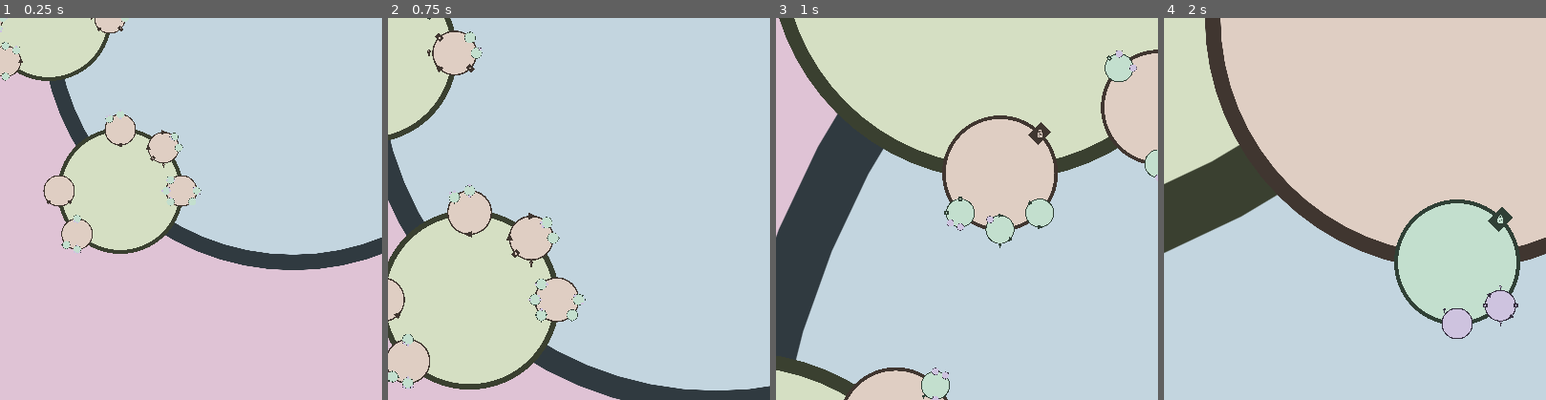
Above: before the commit, frames 1-4 (left to right).
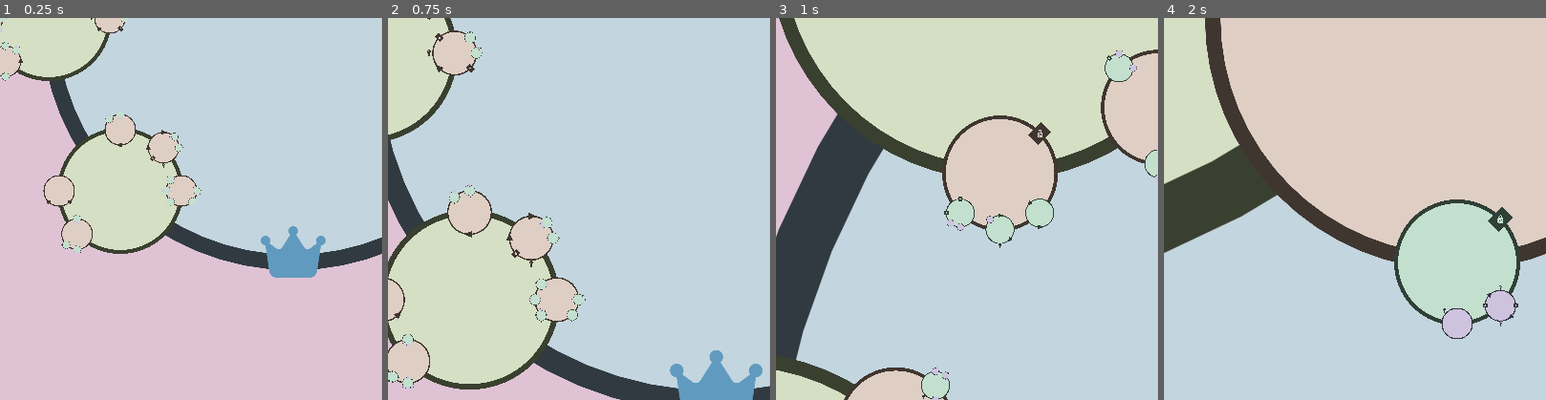
Above: after the commit, the same moments.

Repository: friedev/cycle-delver
Game: Godot game, scene res://src/main.tscn
Two runs of this game, one before a commit and one after it. Both use one fixed random seed, a clock stepped at 60 frames per second and the inputs below.
Inputs (mouse positions are % of the whole screen's width and height, from its top left):
- Up to frame 1 (0.25 s): no input
- Up to frame 2 (0.75 s): tap Enter at 0.5 s; move the mouse to (72, 45) at 0.52 s; tap A (move_ccw) at 0.6 s; click (72, 45) at 0.67 s
- Up to frame 3 (1 s): no input
- Up to frame 4 (2 s): move the mouse to (30, 55) at 1.27 s; tap D (move_cw) at 1.35 s; click (30, 55) at 1.42 s
The pictures show only the part of the screen within x 12-62%, y 50-100%; the shares and areas given below are measured in that part.

The runs differ from the first frame. In frame 1, 1.3% of the frame differs, in the area x 68-86%, y 54-68%; in frame 2, 1.6%, in the area x 73-98%, y 87-100%; in frame 3, nothing differs; in frame 4, nothing differs.

Commit message:
Add goal

Diff:
--- /dev/null
+++ b/assets/sprites/crown.svg
@@ -0,0 +1,37 @@
+<?xml version="1.0" encoding="UTF-8" standalone="no"?>
+<svg
+   viewBox="0 0 576 512"
+   version="1.1"
+   id="svg1"
+   sodipodi:docname="crown.svg"
+   inkscape:version="1.4.2 (ebf0e940d0, 2025-05-08)"
+   xmlns:inkscape="http://www.inkscape.org/namespaces/inkscape"
+   xmlns:sodipodi="http://sodipodi.sourceforge.net/DTD/sodipodi-0.dtd"
+   xmlns="http://www.w3.org/2000/svg"
+   xmlns:svg="http://www.w3.org/2000/svg">
+  <defs
+     id="defs1" />
+  <sodipodi:namedview
+     id="namedview1"
+     pagecolor="#505050"
+     bordercolor="#eeeeee"
+     borderopacity="1"
+     inkscape:showpageshadow="0"
+     inkscape:pageopacity="0"
+     inkscape:pagecheckerboard="0"
+     inkscape:deskcolor="#505050"
+     inkscape:zoom="1.6054688"
+     inkscape:cx="287.76642"
+     inkscape:cy="256"
+     inkscape:window-width="1920"
+     inkscape:window-height="1008"
+     inkscape:window-x="0"
+     inkscape:window-y="0"
+     inkscape:window-maximized="1"
+     inkscape:current-layer="svg1" />
+  <!--!Font Awesome Free v7.0.0 by @fontawesome - https://fontawesome.com License - https://fontawesome.com/license/free Copyright 2025 Fonticons, Inc.-->
+  <path
+     d="M313 87.2c9.2-7.3 15-18.6 15-31.2 0-22.1-17.9-40-40-40s-40 17.9-40 40c0 12.6 5.9 23.9 15 31.2L194.6 194.8c-10 15.7-31.3 19.6-46.2 8.4L88.9 158.7c4.5-6.4 7.1-14.3 7.1-22.7 0-22.1-17.9-40-40-40s-40 17.9-40 40c0 21.8 17.5 39.6 39.2 40L87.8 393.5c4.7 31.3 31.6 54.5 63.3 54.5l273.8 0c31.7 0 58.6-23.2 63.3-54.5L520.8 176c21.7-.4 39.2-18.2 39.2-40 0-22.1-17.9-40-40-40s-40 17.9-40 40c0 8.4 2.6 16.3 7.1 22.7l-59.4 44.6c-14.9 11.2-36.2 7.3-46.2-8.4L313 87.2z"
+     id="path1"
+     style="fill:#ffffff" />
+</svg>
--- /dev/null
+++ b/src/goal.gd
@@ -0,0 +1,10 @@
+class_name Goal extends Vertex
+
+const SCENE := preload("res://src/goal.tscn")
+
+static func hue_to_color(hue: float) -> Color:
+	return Color.from_hsv(hue, 0.5, 0.75)
+
+func _ready() -> void:
+	super._ready()
+	modulate = hue_to_color(get_parent_loop().get_hue())
--- /dev/null
+++ b/src/goal.tscn
@@ -0,0 +1,9 @@
+[gd_scene load_steps=3 format=3 uid="uid://dgbijpxwl3ay5"]
+
+[ext_resource type="Texture2D" uid="uid://d1lxqjsq4cg6w" path="res://assets/sprites/crown.svg" id="1_sxph7"]
+[ext_resource type="Script" uid="uid://bq113mcxbidvj" path="res://src/goal.gd" id="2_unryf"]
+
+[node name="Goal" type="Sprite2D"]
+texture = ExtResource("1_sxph7")
+offset = Vector2(0, -32)
+script = ExtResource("2_unryf")
--- a/src/lock.tscn
+++ /dev/null
@@ -1,20 +0,0 @@
-[gd_scene load_steps=3 format=3 uid="uid://l2xe0n4tnw0y"]
-
-[ext_resource type="Script" uid="uid://xlgp2mfbxoy5" path="res://src/key.gd" id="1_pi4nf"]
-[ext_resource type="Texture2D" uid="uid://ba8uq341dchhj" path="res://assets/sprites/key.svg" id="2_tmk1w"]
-
-[node name="Key" type="Node2D"]
-script = ExtResource("1_pi4nf")
-metadata/_custom_type_script = "uid://cfeb2cao4nrm"
-
-[node name="Sprite2D" type="Sprite2D" parent="."]
-texture = ExtResource("2_tmk1w")
-
-[node name="Label" type="Label" parent="."]
-modulate = Color(0, 0, 0, 1)
-offset_left = -80.0
-offset_top = -153.0
-offset_right = 79.0
-theme_override_font_sizes/font_size = 112
-text = "88"
-horizontal_alignment = 1
--- a/src/loop.gd
+++ b/src/loop.gd
@@ -175,10 +175,20 @@
 
 func generate_root() -> void:
 	generate_corridor_loop()
+	place_goal()
 	assign_angles()
 	Key.generate_display_text()
 	get_tree().call_group("keys", "update_label")
 	get_tree().call_group("valves", "update_lock")
+
+
+# TODO make this less crappy
+func place_goal() -> void:
+	var goal: Goal = Goal.SCENE.instantiate()
+	vertices_ccw.append(goal)
+	goal.parent_direction = -1.0
+	goal.angle = PI * 0.5
+	add_child(goal)
 
 
 func generate_corridor_loop() -> void:
--- a/src/main.tscn
+++ b/src/main.tscn
@@ -1,8 +1,9 @@
-[gd_scene load_steps=5 format=3 uid="uid://3nxyp7h67hfw"]
+[gd_scene load_steps=6 format=3 uid="uid://3nxyp7h67hfw"]
 
 [ext_resource type="Script" uid="uid://dkbodoewpo82t" path="res://src/loop.gd" id="1_eewff"]
 [ext_resource type="Script" uid="uid://dwc5lpsh6ew12" path="res://src/my_camera.gd" id="2_5q4o7"]
 [ext_resource type="Script" uid="uid://csk7g82a18dv2" path="res://src/player.gd" id="2_gh0ne"]
+[ext_resource type="Texture2D" uid="uid://d1lxqjsq4cg6w" path="res://assets/sprites/crown.svg" id="3_fyndt"]
 [ext_resource type="Script" uid="uid://col70vogyjsa7" path="res://src/collected_keys.gd" id="4_fyndt"]
 
 [node name="Main" type="Node2D"]
@@ -10,10 +11,17 @@
 [node name="Loop" type="Node2D" parent="."]
 script = ExtResource("1_eewff")
 
-[node name="Player" type="Node2D" parent="." node_paths=PackedStringArray("loop")]
+[node name="Player" type="Node2D" parent="." node_paths=PackedStringArray("loop", "goal_sprite")]
 script = ExtResource("2_gh0ne")
 angle = -1.5708
 loop = NodePath("../Loop")
+goal_sprite = NodePath("GoalSprite")
+
+[node name="GoalSprite" type="Sprite2D" parent="Player"]
+visible = false
+position = Vector2(0, -112)
+scale = Vector2(0.5, 0.5)
+texture = ExtResource("3_fyndt")
 
 [node name="Camera2D" type="Camera2D" parent="."]
 zoom = Vector2(0.25, 0.25)
--- a/src/player.gd
+++ b/src/player.gd
@@ -18,9 +18,16 @@
 	set(value):
 		loop = value
 		update_position.call_deferred()
+## Sprite shown after reaching the goal.
+@export var goal_sprite: Sprite2D
 ## The vertex that the player is currently at. This can be a child of the
 ## current loop, parent of the current loop, or another vertex like a valve.
 var vertex: Vertex
+## Has the player collected the goal item?
+var reached_goal: bool:
+	set(value):
+		reached_goal = value
+		goal_sprite.visible = reached_goal
 
 ## List of IDs of keys the player has collected.
 var collected_keys: Array[int]
@@ -122,6 +129,12 @@
 				valve.remove_from_parent()
 				valve.queue_free()
 				vertex = null
+		elif vertex is Goal:
+			var goal: Goal = vertex
+			goal.remove_from_parent()
+			goal.queue_free()
+			reached_goal = true
+			vertex = null
 	update_sprite()
 	move_finished.emit()
 
@@ -164,7 +177,9 @@
 func update_sprite() -> void:
 	var new_scale := Vector2.ONE * pow(Loop.CHILD_RADIUS, maxi(0, loop.depth))
 	create_tween().tween_property(self, "scale", new_scale, 0.25).set_trans(Tween.TRANS_QUAD).set_ease(Tween.EASE_OUT)
-	modulate = Color.from_hsv(loop.get_hue(), 0.5, 0.5)
+	var hue := loop.get_hue()
+	self_modulate = Color.from_hsv(hue, 0.5, 0.5)
+	goal_sprite.modulate = Goal.hue_to_color(hue)
 
 
 ## Return the angles representing the directions in which the player can
Not shown, added: assets/sprites/crown.svg.import
Not shown, added: src/goal.gd.uid
Not shown, changed: THIRD-PARTY_LICENSES.md
